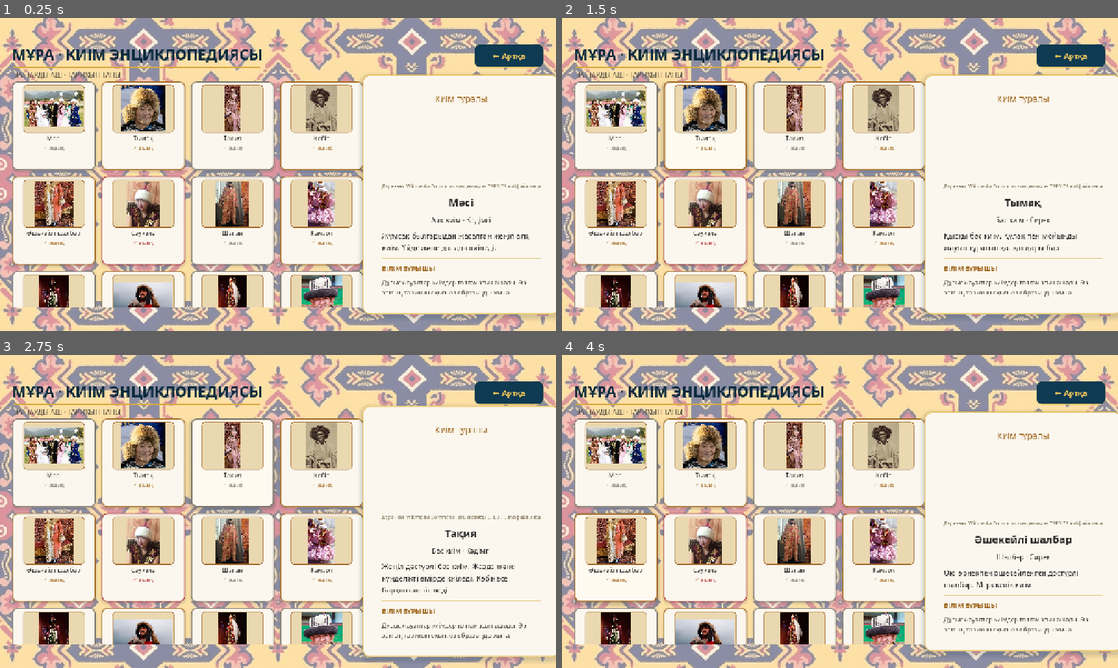
Above: before the commit, frames 1-4 (two rows, left to right).
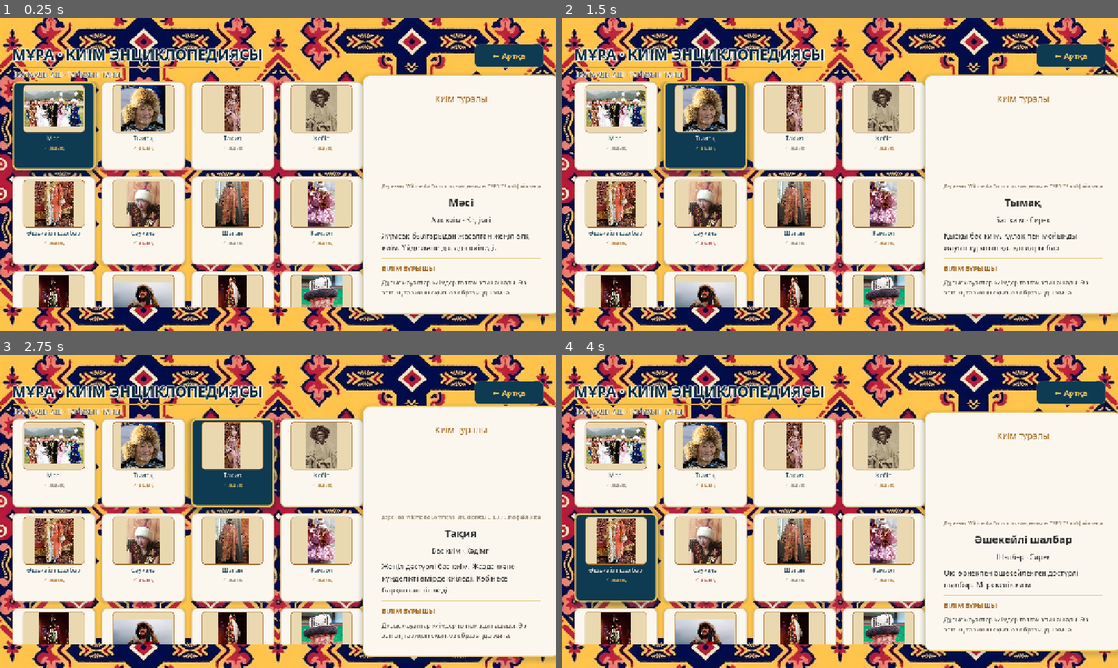
Above: after the commit, the same moments.

Repository: mmeirbek/sanlaq
Game: Godot game, scene res://scenes/ui/codex.tscn
Same seed, same stepped clock (60 frames per second), same inputs: the game is played once before the commit and once after it. This scene is started directly instead of the project's main scene. Sound files missing from this copy of the repository are replaced by a short silence.
Inputs (mouse positions are in pixels of both pictures, inside the frame that each line leads up to):
- Up to frame 1 (0.25 s): no input
- Up to frame 2 (1.5 s): click (617, 124) at 0.52 s; click (706, 124) at 1.27 s
- Up to frame 3 (2.75 s): click (233, 461) at 2.02 s
- Up to frame 4 (4 s): click (884, 461) at 2.77 s; click (617, 558) at 3.52 s

The runs differ from the first frame. In frame 1, 35% of the frame differs, in the area x 0-100%, y 0-100%; in frame 2, 35%; in frame 3, 33%; in frame 4, 34%.

Commit message:
Фоны в полную силу, читаемость — за счёт обводки текста
Приглушение фонов откатано: фотографии снова в полную силу. Вместо этого
заголовки, подзаголовки и кикеры получили обводку через вариации темы
ScreenTitle, ScreenSubtitle и ScreenKicker. Обводка держит текст читаемым
на любой картинке, тогда как подбор цвета работает только против
конкретного пятна фона.

Энциклопедия: у выбранной карточки не было вообще никакого признака —
понять, что именно открыто в панели справа, было нельзя. Хуже того, рамка
редкости красила карточку целиком, и редкие предметы выглядели как
выбранные. Теперь выбранная карточка заливается тёмно-синим с золотой
рамкой и светлыми подписями: на фоне кремовых соседей её видно сразу.
Редкость ушла из рамки в цвет подписи, а обычные карточки получили
спокойную общую рамку и перестали спорить с выбором.

Co-Authored-By: Claude Opus 5 <noreply@anthropic.com>

Diff:
--- a/resources/ui/sanlaq_theme.tres
+++ b/resources/ui/sanlaq_theme.tres
@@ -192,6 +192,20 @@
 Button/styles/normal = SubResource("StyleBoxFlat_btn_normal")
 Button/styles/pressed = SubResource("StyleBoxFlat_btn_pressed")
 Label/colors/font_color = Color(0.169, 0.169, 0.169, 1)
+ScreenTitle/base_type = &"Label"
+ScreenTitle/colors/font_color = Color(0.039, 0.169, 0.239, 1)
+ScreenTitle/colors/font_outline_color = Color(0.984, 0.969, 0.933, 1)
+ScreenTitle/constants/outline_size = 10
+ScreenTitle/fonts/font = ExtResource("2_font")
+ScreenKicker/base_type = &"Label"
+ScreenKicker/colors/font_color = Color(0.918, 0.761, 0.357, 1)
+ScreenKicker/colors/font_outline_color = Color(0.039, 0.169, 0.239, 1)
+ScreenKicker/constants/outline_size = 6
+ScreenKicker/fonts/font = ExtResource("2_font")
+ScreenSubtitle/base_type = &"Label"
+ScreenSubtitle/colors/font_color = Color(0.22, 0.2, 0.18, 1)
+ScreenSubtitle/colors/font_outline_color = Color(0.984, 0.969, 0.933, 1)
+ScreenSubtitle/constants/outline_size = 5
 PrimaryButton/base_type = &"Button"
 PrimaryButton/colors/font_color = Color(0.039, 0.169, 0.239, 1)
 PrimaryButton/colors/font_disabled_color = Color(0.29, 0.27, 0.24, 1)
--- a/scenes/ui/abai_says.tscn
+++ b/scenes/ui/abai_says.tscn
@@ -42,6 +42,7 @@
 variant = 5
 
 [node name="Title" type="Label" parent="."]
+theme_type_variation = &"ScreenTitle"
 layout_mode = 0
 offset_left = 40.0
 offset_top = 44.0
@@ -61,6 +62,7 @@
 color = Color(0.851, 0.663, 0.247, 1)
 
 [node name="Subtitle" type="Label" parent="."]
+theme_type_variation = &"ScreenSubtitle"
 layout_mode = 0
 offset_left = 44.0
 offset_top = 106.0
--- a/scenes/ui/about.tscn
+++ b/scenes/ui/about.tscn
@@ -50,6 +50,7 @@
 variant = 0
 
 [node name="Title" type="Label" parent="."]
+theme_type_variation = &"ScreenTitle"
 layout_mode = 0
 offset_left = 60.0
 offset_top = 58.0
@@ -61,6 +62,7 @@
 theme_override_font_sizes/font_size = 34
 
 [node name="Subtitle" type="Label" parent="."]
+theme_type_variation = &"ScreenSubtitle"
 layout_mode = 0
 offset_left = 64.0
 offset_top = 106.0
--- a/scenes/ui/codex.gd
+++ b/scenes/ui/codex.gd
@@ -8,6 +8,15 @@
 }
 const SLOT_NAMES := {0: "Бас киім", 1: "Сырт киім", 2: "Шалбар", 3: "Аяқ киім"}
 const LOCKED_COLOR := Color("857d70")
+## Спокойная рамка обычной карточки. Редкость раньше красила рамку целиком, и
+## редкие предметы выглядели как выбранные — отличить настоящий выбор было
+## невозможно. Теперь редкость живёт только в подписи и в метке-точке.
+const CARD_BORDER := Color("d8c39a")
+
+## Какая карточка открыта в панели справа.
+var _selected_id: String = ""
+## id предмета -> части карточки, которые перекрашиваются при выборе.
+var _cards: Dictionary = {}
 
 @onready var _grid: GridContainer = $Scroll/Grid
 @onready var _detail_icon: TextureRect = $DetailPanel/Margin/VBox/Icon
@@ -30,6 +39,8 @@
 			first_item = item
 		if first_unlocked == null and SaveManager.is_unlocked(item.id):
 			first_unlocked = item
+	for item_id in _cards:
+		_refresh_card(item_id)
 	if first_unlocked:
 		_select(first_unlocked)
 	elif first_item:
@@ -51,7 +62,7 @@
 	if not unlocked:
 		rarity_col = LOCKED_COLOR
 
-	panel.add_theme_stylebox_override("panel", _card_style(rarity_col))
+	panel.add_theme_stylebox_override("panel", _card_style())
 
 	var box := VBoxContainer.new()
 	box.add_theme_constant_override("separation", 3)
@@ -81,20 +92,21 @@
 	name_lbl.horizontal_alignment = HORIZONTAL_ALIGNMENT_CENTER
 	name_lbl.add_theme_font_size_override("font_size", 14)
 	name_lbl.text = item.get_name_for_lang(GameSettings.get_lang_code()) if unlocked else "???"
-	if not unlocked:
-		name_lbl.add_theme_color_override("font_color", Color(0.42, 0.40, 0.36, 1))
 	box.add_child(name_lbl)
 
 	var status := Label.new()
 	status.horizontal_alignment = HORIZONTAL_ALIGNMENT_CENTER
 	status.add_theme_font_size_override("font_size", 12)
-	if unlocked:
-		status.text = "✓ ашық"
-		status.add_theme_color_override("font_color", rarity_col)
-	else:
-		status.text = "жабық · квизде аш"
-		status.add_theme_color_override("font_color", Color(0.42, 0.40, 0.36, 1))
+	status.text = "✓ ашық" if unlocked else "жабық · квизде аш"
 	box.add_child(status)
+
+	_cards[item.id] = {
+		"panel": panel,
+		"name": name_lbl,
+		"status": status,
+		"rarity": rarity_col,
+		"unlocked": unlocked,
+	}
 
 	panel.add_child(box)
 
@@ -104,25 +116,57 @@
 	click.focus_mode = Control.FOCUS_NONE
 	click.mouse_default_cursor_shape = Control.CURSOR_POINTING_HAND
 	click.pressed.connect(_select.bind(item))
-	click.mouse_entered.connect(func() -> void:
-		panel.add_theme_stylebox_override("panel", _card_style(rarity_col, true)))
-	click.mouse_exited.connect(func() -> void:
-		panel.add_theme_stylebox_override("panel", _card_style(rarity_col)))
+	click.mouse_entered.connect(_refresh_card.bind(item.id, true))
+	click.mouse_exited.connect(_refresh_card.bind(item.id, false))
 	card.add_child(click)
 
 	return card
 
-func _card_style(border_col: Color, hovered: bool = false) -> StyleBoxFlat:
+## Выбранная карточка заливается тёмно-синим: на фоне кремовых соседей её видно
+## сразу и ни с чем не спутать, в отличие от рамки, которая спорила с рамкой
+## редкости.
+func _card_style(selected: bool = false, hovered: bool = false) -> StyleBoxFlat:
 	var style := StyleBoxFlat.new()
-	style.bg_color = Color("fffaf0") if hovered else SanlaqDesignTokens.CREAM_LIGHT
-	style.border_color = border_col
-	style.set_border_width_all(3 if hovered else 2)
+	if selected:
+		style.bg_color = SanlaqDesignTokens.NAVY
+		style.border_color = SanlaqDesignTokens.GOLD
+		style.set_border_width_all(4)
+		style.shadow_color = Color(0.04, 0.16, 0.23, 0.34)
+		style.shadow_size = 12
+		style.shadow_offset = Vector2(0, 5)
+	else:
+		style.bg_color = Color("fffaf0") if hovered else SanlaqDesignTokens.CREAM_LIGHT
+		style.border_color = SanlaqDesignTokens.GOLD_DARK if hovered else CARD_BORDER
+		style.set_border_width_all(3 if hovered else 2)
+		style.shadow_color = Color(0.04, 0.16, 0.23, 0.20 if hovered else 0.12)
+		style.shadow_size = 9 if hovered else 6
+		style.shadow_offset = Vector2(0, 4 if hovered else 3)
 	style.set_corner_radius_all(12)
 	style.set_content_margin_all(8)
-	style.shadow_color = Color(0.04, 0.16, 0.23, 0.20 if hovered else 0.12)
-	style.shadow_size = 9 if hovered else 6
-	style.shadow_offset = Vector2(0, 4 if hovered else 3)
 	return style
+
+## Перекрашивает карточку под её текущее состояние: и фон, и подписи, иначе на
+## тёмной заливке остался бы тёмный текст.
+func _refresh_card(item_id: String, hovered: bool = false) -> void:
+	var parts: Dictionary = _cards.get(item_id, {})
+	if parts.is_empty():
+		return
+	var selected := item_id == _selected_id
+	var unlocked: bool = parts["unlocked"]
+	(parts["panel"] as PanelContainer).add_theme_stylebox_override(
+		"panel", _card_style(selected, hovered))
+
+	var name_lbl: Label = parts["name"]
+	var status: Label = parts["status"]
+	if selected:
+		name_lbl.add_theme_color_override("font_color", SanlaqDesignTokens.CREAM_LIGHT)
+		status.add_theme_color_override("font_color", SanlaqDesignTokens.GOLD)
+	elif unlocked:
+		name_lbl.add_theme_color_override("font_color", SanlaqDesignTokens.NAVY)
+		status.add_theme_color_override("font_color", parts["rarity"])
+	else:
+		name_lbl.add_theme_color_override("font_color", Color(0.42, 0.40, 0.36, 1))
+		status.add_theme_color_override("font_color", Color(0.42, 0.40, 0.36, 1))
 
 func _photo_style() -> StyleBoxFlat:
 	var style := StyleBoxFlat.new()
@@ -134,6 +178,12 @@
 	return style
 
 func _select(item: ClothingItem) -> void:
+	var previous := _selected_id
+	_selected_id = item.id
+	if previous != "" and previous != item.id:
+		_refresh_card(previous)
+	_refresh_card(item.id)
+
 	var lang := GameSettings.get_lang_code()
 	var unlocked := SaveManager.is_unlocked(item.id)
 
--- a/scenes/ui/codex.tscn
+++ b/scenes/ui/codex.tscn
@@ -27,6 +27,7 @@
 variant = 2
 
 [node name="Title" type="Label" parent="."]
+theme_type_variation = &"ScreenTitle"
 layout_mode = 0
 offset_left = 28
 offset_top = 60
@@ -46,6 +47,7 @@
 color = Color(0.851, 0.663, 0.247, 1)
 
 [node name="Subtitle" type="Label" parent="."]
+theme_type_variation = &"ScreenSubtitle"
 layout_mode = 0
 offset_left = 32
 offset_top = 119
--- a/scenes/ui/mode_briefing.tscn
+++ b/scenes/ui/mode_briefing.tscn
@@ -42,6 +42,7 @@
 variant = 0
 
 [node name="Kicker" type="Label" parent="."]
+theme_type_variation = &"ScreenKicker"
 unique_name_in_owner = true
 layout_mode = 0
 offset_left = 44.0
@@ -54,6 +55,7 @@
 text = "ОЙЫН РЕЖІМІ"
 
 [node name="Title" type="Label" parent="."]
+theme_type_variation = &"ScreenTitle"
 unique_name_in_owner = true
 layout_mode = 0
 offset_left = 40.0
--- a/scenes/ui/mode_select.tscn
+++ b/scenes/ui/mode_select.tscn
@@ -42,6 +42,7 @@
 variant = 0
 
 [node name="Title" type="Label" parent="."]
+theme_type_variation = &"ScreenTitle"
 layout_mode = 0
 offset_left = 40.0
 offset_top = 58.0
@@ -61,6 +62,7 @@
 color = Color(0.851, 0.663, 0.247, 1)
 
 [node name="Subtitle" type="Label" parent="."]
+theme_type_variation = &"ScreenSubtitle"
 layout_mode = 0
 offset_left = 44.0
 offset_top = 120.0
--- a/scenes/ui/settings.tscn
+++ b/scenes/ui/settings.tscn
@@ -75,6 +75,7 @@
 variant = 4
 
 [node name="Title" type="Label" parent="." unique_id=529266983]
+theme_type_variation = &"ScreenTitle"
 layout_mode = 0
 offset_left = 88.0
 offset_top = 72.0
@@ -86,6 +87,7 @@
 text = "БАПТАУЛАР"
 
 [node name="Subtitle" type="Label" parent="." unique_id=677379154]
+theme_type_variation = &"ScreenSubtitle"
 layout_mode = 0
 offset_left = 88.0
 offset_top = 117.0
--- a/scenes/ui/togyz_qumalaq.tscn
+++ b/scenes/ui/togyz_qumalaq.tscn
@@ -58,6 +58,7 @@
 variant = 6
 
 [node name="Title" type="Label" parent="."]
+theme_type_variation = &"ScreenTitle"
 layout_mode = 0
 offset_left = 40.0
 offset_top = 34.0
@@ -77,6 +78,7 @@
 color = Color(0.851, 0.663, 0.247, 1)
 
 [node name="Subtitle" type="Label" parent="."]
+theme_type_variation = &"ScreenSubtitle"
 layout_mode = 0
 offset_left = 44.0
 offset_top = 93.0
--- a/scenes/ui/wardrobe.tscn
+++ b/scenes/ui/wardrobe.tscn
@@ -73,6 +73,7 @@
 variant = 1
 
 [node name="Title" type="Label" parent="." unique_id=1871982192]
+theme_type_variation = &"ScreenTitle"
 layout_mode = 0
 offset_left = 40.0
 offset_top = 58.0
@@ -92,6 +93,7 @@
 color = Color(0.851, 0.663, 0.247, 1)
 
 [node name="Subtitle" type="Label" parent="." unique_id=168390849]
+theme_type_variation = &"ScreenSubtitle"
 layout_mode = 0
 offset_left = 44.0
 offset_top = 106.0
@@ -121,6 +123,7 @@
 text = "СЫНАП КӨРУ"
 
 [node name="MannequinCaption" type="Label" parent="." unique_id=412952221]
+theme_type_variation = &"ScreenSubtitle"
 layout_mode = 0
 offset_left = 74.0
 offset_top = 638.0
--- a/scripts/ui/components/sanlaq_scene_backdrop.gd
+++ b/scripts/ui/components/sanlaq_scene_backdrop.gd
@@ -12,17 +12,6 @@
 	Variant.SETTINGS: "res://assets/ui/backgrounds/bg_settings.jpg",
 	Variant.ABAI: "res://assets/ui/backgrounds/bg_abai.jpg",
 	Variant.TOGYZ: "res://assets/ui/backgrounds/bg_togyz.jpg",
-}
-
-## Насколько приглушать фон. Рисованные фоны сцен и так мягкие, а орнаментальные
-## слишком громкие: поверх них не читается тёмный заголовок, да и карточки на
-## них тонут. Кремовая вуаль возвращает их к общему спокойному тону, сохраняя
-## орнамент как фактуру.
-const WASH := {
-	Variant.ABAI: 0.62,
-	Variant.TOGYZ: 0.5,
-	Variant.CODEX: 0.55,
-	Variant.WARDROBE: 0.45,
 }
 
 var _texture: Texture2D
@@ -49,6 +38,3 @@
 	if size.x < 2.0 or size.y < 2.0 or _texture == null:
 		return
 	draw_texture_rect(_texture, Rect2(Vector2.ZERO, size), false)
-	var wash: float = WASH.get(variant, 0.0)
-	if wash > 0.0:
-		draw_rect(Rect2(Vector2.ZERO, size), Color(SanlaqDesignTokens.CREAM_LIGHT, wash))
Not shown, changed: README.md
